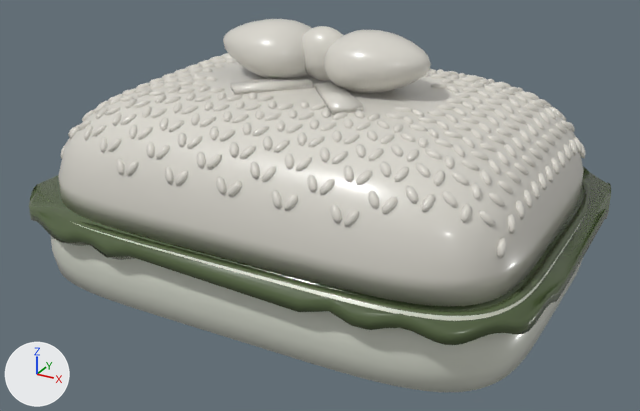
The glTF model dist/case-study/model/soap-stand-procedural.glb, before and after one commit.
The view is the same before and after, from a 50 mm lens placed at (0.0994, -0.1825, 0.1075), pointed at (0.0018, -0.0052, 0.0188). Lighting does not change. The marker at lower left points along +X, +Y and +Z. The older version comes first. Where no turn or scale is listed for an object, it has been applied to the vertices. Vertices at exactly the same position are counted once.

The scene before the commit, as lines of its bpy script (objects in view):
```python
me_basetray_001 = bpy.data.meshes.new('BaseTray.001')
me_basetray_001.from_pydata(...)  # 896 vertices, 1788 faces; spans x -0.062..0.062, y -0.047..0.047, z 0.0..0.021
# faces by material slot: [782, 1006]
me_basetray_001.materials.append(mat_limextub)  # light grey #d6d9cc
me_basetray_001.materials.append(mat_limexsagedeep)  # dark green #52623e
me_lidbow = bpy.data.meshes.new('LidBow')
me_lidbow.from_pydata(...)  # 616 vertices, 1212 faces; spans x -0.0273..0.0273, y -0.0207..0.0108, z 0.021..0.0354
me_lidbow.materials.append(mat_limexcream)  # light grey #dbd8cf
me_lidgrains = bpy.data.meshes.new('LidGrains')
me_lidgrains.from_pydata(...)  # 14552 vertices, 27392 faces; spans x -0.0574..0.0574, y -0.0427..0.0428, z 0.0025..0.0225
me_lidgrains.materials.append(mat_limexcream)  # light grey #dbd8cf
ob_basetray = bpy.data.objects.new('BaseTray', me_basetray_001)
ob_basetray.location = (0.0, 0.0, 0.0)
ob_lidbow = bpy.data.objects.new('LidBow', me_lidbow)
ob_lidbow.location = (0.0, 0.0, 0.027)
ob_lidgrains = bpy.data.objects.new('LidGrains', me_lidgrains)
ob_lidgrains.location = (0.0, 0.0, 0.027)
# also in view: 'LidShell' at (0.0, 0.0, 0.035); 'BaseBand' at (0.0, 0.0, 0.0188)
```
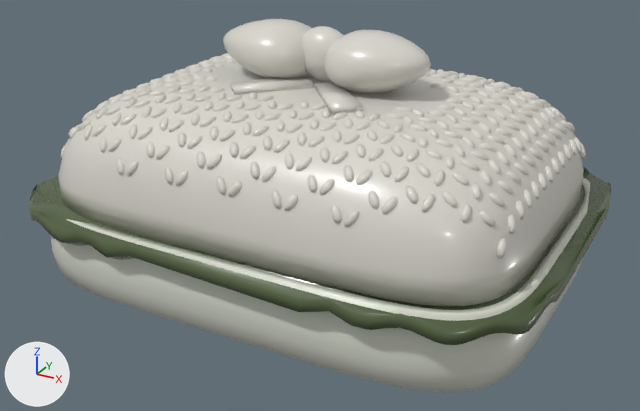
Location of each change, [x1, y1, x2, y2] in pixels of the pictures (640 x 411 px):
part 1 of me_basetray_001, recoloured: [66, 177, 590, 316] in both

The change, as a list of edits to the scene's bpy script:
```text
Change me_basetray_001:
    where me_basetray_001.from_pydata(...)  # 896 vertices, 1788 faces; spans x -0.062..0.062, y -0.047..0.047, z 0.0..0.021
    used by ob_basetray; location = (0.0, 0.0, 0.0)
    me_basetray_001 part 1: all 1006 faces that had it switch from mat_limexsagedeep (dark green #52623e) to mat_limextub (light grey #d6d9cc)
```
